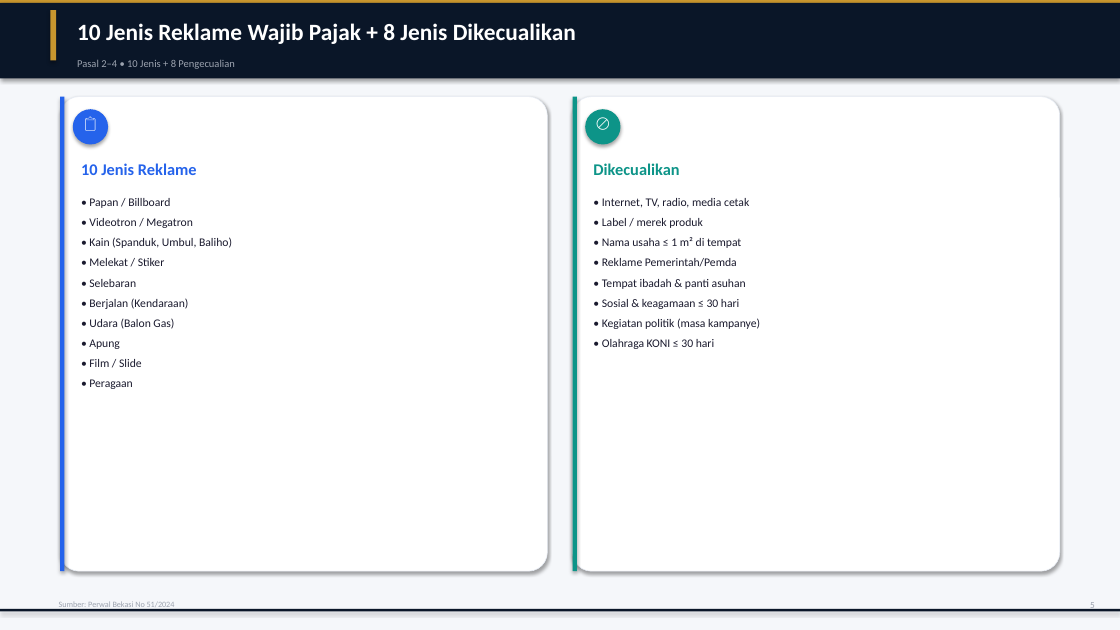
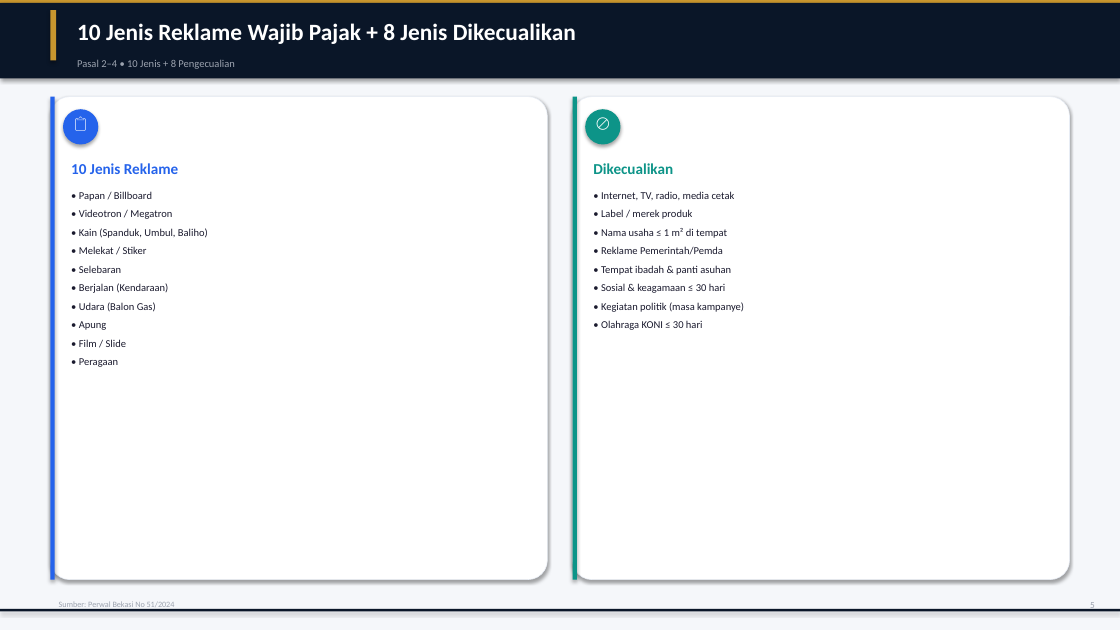
Before and after one commit to rahadiana/coba_ppt, a slide deck: slide 6 of Perwal_Bekasi_51_2024_Pajak_Reklame.pptx. Drawn at 1120x630 pixels with LibreOffice and Linux fonts; fonts in the diff are those of the drawing. Boxes give left, top, right and bottom in pixels: in the first picture for what was removed or moved away, otherwise in the second. Text is boxed around its words. In the diff, an @@ line names an element or a change of style, - is before the commit and + after.

```diff
--- a/Perwal_Bekasi_51_2024_Pajak_Reklame.pptx
+++ b/Perwal_Bekasi_51_2024_Pajak_Reklame.pptx
@@ rounded rectangle resized from (x1=60, y1=97, x2=548, y2=571) to (x1=50, y1=97, x2=548, y2=580) @@
@@ rectangle resized from (x1=60, y1=97, x2=65, y2=571) to (x1=50, y1=97, x2=55, y2=580) @@
@@ ellipse moved from (x1=73, y1=109, x2=108, y2=145) to (x1=63, y1=109, x2=98, y2=145) @@
@@ text "📋" moved from (x1=73, y1=109, x2=108, y2=145) to (x1=63, y1=109, x2=98, y2=145) @@
@@ rectangle resized from (x1=573, y1=97, x2=577, y2=571) to (x1=573, y1=97, x2=577, y2=580) @@
@@ rounded rectangle resized from (x1=573, y1=97, x2=1060, y2=571) to (x1=573, y1=97, x2=1070, y2=580) @@
@@ text "10 Jenis Reklame" moved from (x1=81, y1=163, x2=197, y2=175) to (x1=71, y1=163, x2=178, y2=174) @@
@@ text "10 Jenis Reklame" at (x1=71, y1=163, x2=178, y2=174): size 14 to 13 pt @@
@@ text "Dikecualikan" at (x1=593, y1=163, x2=673, y2=174): size 14 to 13 pt @@
@@ text "• Papan / Billboard" moved from (x1=89, y1=198, x2=170, y2=208) to (x1=79, y1=191, x2=152, y2=201) @@
@@ text "• Videotron / Megatron" moved from (x1=89, y1=218, x2=192, y2=228) to (x1=79, y1=209, x2=172, y2=219) @@
@@ text "• Label / merek produk" moved from (x1=602, y1=218, x2=703, y2=228) to (x1=601, y1=209, x2=692, y2=219) @@
@@ text "• Kain (Spanduk, Umbul, Baliho)" moved from (x1=89, y1=237, x2=232, y2=248) to (x1=79, y1=228, x2=208, y2=238) @@
@@ text "• Nama usaha ≤ 1 ..." moved from (x1=602, y1=237, x2=741, y2=248) to (x1=601, y1=228, x2=727, y2=238) @@
@@ text "• Melekat / Stiker" moved from (x1=89, y1=258, x2=165, y2=266) to (x1=79, y1=246, x2=147, y2=254) @@
@@ text "• Selebaran" moved from (x1=89, y1=279, x2=136, y2=287) to (x1=79, y1=265, x2=121, y2=273) @@
@@ text "• Reklame Pemerintah/Pemda" moved from (x1=602, y1=258, x2=737, y2=267) to (x1=601, y1=246, x2=723, y2=255) @@
@@ text "• Tempat ibadah & panti ..." moved from (x1=602, y1=279, x2=746, y2=289) to (x1=601, y1=265, x2=731, y2=275) @@
@@ text "• Berjalan (Kendaraan)" moved from (x1=89, y1=298, x2=188, y2=309) to (x1=79, y1=283, x2=168, y2=293) @@
@@ text "• Udara (Balon Gas)" moved from (x1=89, y1=318, x2=174, y2=329) to (x1=79, y1=302, x2=156, y2=312) @@
@@ text "• Sosial & keagamaan ≤ ..." moved from (x1=602, y1=299, x2=739, y2=309) to (x1=601, y1=283, x2=726, y2=293) @@
@@ text "• Kegiatan politik (masa kampanye)" moved from (x1=602, y1=318, x2=760, y2=329) to (x1=601, y1=302, x2=744, y2=312) @@
@@ text "• Apung" moved from (x1=89, y1=339, x2=120, y2=349) to (x1=79, y1=321, x2=107, y2=330) @@
@@ text "• Olahraga KONI ≤ 30 ..." moved from (x1=602, y1=339, x2=714, y2=349) to (x1=601, y1=320, x2=703, y2=330) @@
@@ size 10 to 9 pt in 18 elements at (x1=79, y1=191, x2=152, y2=201), (x1=601, y1=191, x2=735, y2=200), (x1=79, y1=209, x2=172, y2=219), (x1=601, y1=209, x2=692, y2=219), (x1=79, y1=228, x2=208, y2=238), (x1=601, y1=228, x2=727, y2=238), (x1=79, y1=246, x2=147, y2=254), (x1=601, y1=246, x2=723, y2=255), (x1=79, y1=265, x2=121, y2=273), (x1=601, y1=265, x2=731, y2=275), (x1=79, y1=283, x2=168, y2=293), (x1=601, y1=283, x2=726, y2=293), (x1=79, y1=302, x2=156, y2=312), (x1=601, y1=302, x2=744, y2=312), (x1=79, y1=321, x2=107, y2=330), (x1=601, y1=320, x2=703, y2=330), (x1=79, y1=339, x2=126, y2=347), (x1=79, y1=358, x2=118, y2=367) @@
@@ text "• Film / Slide" moved from (x1=89, y1=359, x2=142, y2=367) to (x1=79, y1=339, x2=126, y2=347) @@
@@ text "• Peragaan" moved from (x1=89, y1=379, x2=132, y2=389) to (x1=79, y1=358, x2=118, y2=367) @@
```
Also in this commit, not shown: 14 other slides changed, 1 other file.
